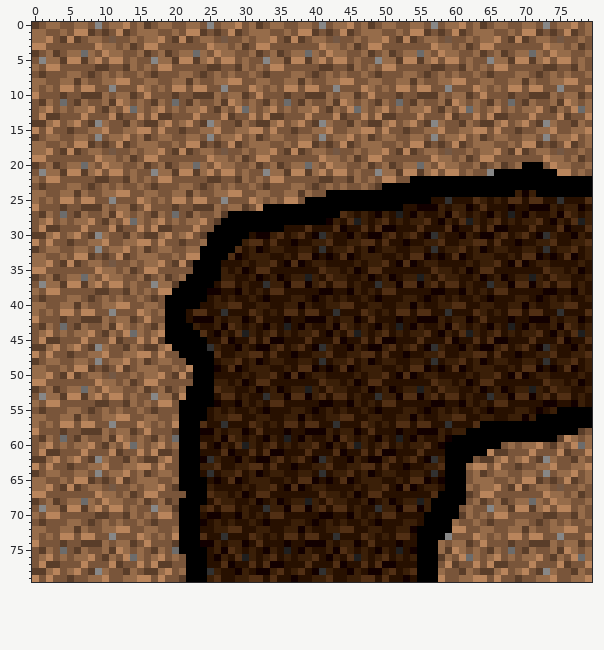
Sprite sheet: assets/map/node_6.png. The picture above is the old version.
The file is 80x80 pixels. Colours within 5 levels of each other are drawn and written as one.
The result:
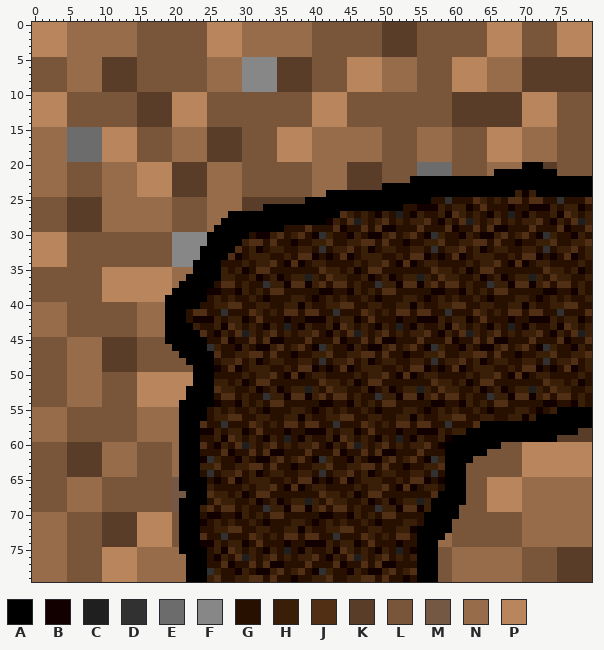
Palette (. is transparent): A #000000  B #120000  C #1f1f1f  D #313131  E #6c6c6c  F #878787  G #271000  H #3a1f08  J #512f14  K #593d29  L #79553a  M #745844  N #966c4a  P #b9855c
Difference:
Changed rows in their new state; - is an unchanged pixel.
first column x 0:
 0 PPPPPN--NNN--NNLL-LL--LL-PPPP-N-NN--NN---L-LLL-LL-KKKKKL-L-LLL-LLPPPPPLL-L-PP-PP
 1 PPPPPNNNNNNNNNNLLL--L-LLLPPP-PN---NN-NNNL-L-LL-LLLKKKKKLL-L-LL-LLPPPPPLLL-LP-PPP
 2 PP-PPNNN--NNNN--LLL-LLL-LPPPPP-N--NNNNNNLL-L--L-LLKK-K--LL-L--L-LP-PP-L-LL-PPPPP
 3 --PPPNNNNN--N-N-LL--------PPPPNNNNNNNNNN-LLL-LL-LLKKKKK--LLL-LL-L-PPPP---LLPPPPP
 4 PPPPP--N-NN--NNLL-LL-LLLLP-PPPN-NN-NN--NL-LLL--LL-K-KKKLL-LLL--LLPPPPPLLL-LPPPPP
 5 -LLLLNNN-NKKKKK--LLLLLLLLNNNNNFFF-FK-KK-LL-LLPPPPP--NNNLLL-L-PPPPN--NNK-KKKKKKKK
 6 L-LL-NNNNN-KK-K-L-LL-----NNNNNFFFFFKKKKK-LL--PPPPPNNNNN--LL-PPPPPNNNNNKKK--KK-KK
 7 -L-----NNNKKKKKL-L---LL-LN-N-NFFFFFKKKKKL-L-LPPPPPNNN---L-L-PPPPPNNNN-KK-KKKKKKK
 8 LL--L-N-NNKKKKK-LL--LLLL-N--NNFFFFFKKK-K--LLL-PPPPNN--NL--LL--PPP-NN---KKKKKKKKK
 9 L-L-LNNNNNKKKKKLL-L-LL-LLNNNNNFFFFFKKKKKL--L-PP-PP-NNNNLL--LPPP-PN-NNNKKKKKKKKKK
10 -PPPP--LLLL-LLLKKKKKPPPPPLL-LLL-L---L--LPPPPPLL-L---L--LLLL-KK-KKKKK-KPPPPP-LLL-
11 PPPPP-LL--LLLL-KK-KKPPPPP-LLLL-L-LL-L-LLPPPP-L-L-LL-L-LL--LLKKKKK-KKKKPPPPPLLL-L
12 PP-PP-LLL-LL-LLKKKKKPPPP--LL-LLL-LL-L-LL-PPPPLLL-LL-L-LLL-LLKKKKKKKKKKPP-PPL-LLL
13 P-PPP--L---LL--KKK--PPP-P--LL--L-LLL---LPPP-P--L-LLL---L---L-KKKKK--KKP-PPPLL--L
14 PPP-PLL-LLL--LLK--KKPP-PPLL--LL-LLLL-LL-PPPPPLL-LLLL-LL-LLL-K-KK--KKKK-PPPP--LL-
15 NNNNNEEEEE-PPPPLL-L-NNNN-KKKKKLLL-LPPPPP--NNN--NNNL--L-N--NN-LLLLP-PPPNN--N--LLL
16 NN--NEEEEEPPP-PLL-LLNN--NKKKKK-LL-LPPPPPNNN--NN-NNLL--L-NNN-LL-LLPPPPP--NNNLLL-L
17 --NN-EEEEEPP-PPLLL---NNNNK-KK--LLL-PPP--NNNNNNN-----L-LNNNNNLL-LLPPPPPNNNNN-LL-L
18 --NNNEEEEEPPPPP-LLL-NNNN-KKKKKL-LLLPP-PP--NNNN-N--L-LLLN--NN--L-LP-PP-NN--NL--L-
19 NNNNNEEEEEPPPPP-LL--NNNNNKKKKKL-LL-PPPPPNN--N-NNNN-----NNN---LL-L-PPPPNNNN-L-LL-
20 NN-NNLLLL-N--NNPPPPPKKKKKNN--N-LL-LL-LLL-NN--KKK-KLL-LL-EEEEL--LLN-NN----KKLL--L
21 NN--NLLLLLNNNN-PPPPP-KK-KNNNNNL--LLLLLLL-NNNNKKKKKLLLLLEEEEEL-L--N---------LL-L-
22 -NNNN----LNNNN-PPP--KKKKKNNNNNL-L-LL----NNNNN-KKKKLL----------------------------
23 NNNNNLL-L--N-NNPPPPPKKKK-N-N-N-L-L---LL-NN-N-KKKK-------------------------------
24 --NN-LLL----NNNPPPPPKK-KKN--NN--LL--LLLLNN--------------------------------------
25 L-L-LKKKKKNNNNNN-N-NLL-LLNNNNNKKKKKKKKK-----------------------------------------
26 L---LKK----N--NNNNNNL--LLN-N---KK-----------------------------------------------
27 -LL-LK-KKK-NN-N-NN-NL-LL-N-N----------------------------------------------------
28 -LL-LKKKKKN-NNN-N-NNL-LLLNN-----------------------------------------------------
29 -LLL-KKKKKNNNNNNNNNN---L-N------------------------------------------------------
30 PPP-PLL-LLL--LL-LLLLFFFFF-------------------------------------------------------
31 -P-PPL--LLL--LLLL-L-FFFFF-------------------------------------------------------
32 PPPPP-LL-L-LLL-LL-LLFFFF--------------------------------------------------------
33 PPPPP-LLL-L-LL-LLL--FFFF--------------------------------------------------------
34 PP-PPLL-LL-L--L-LLL-FFF---------------------------------------------------------
35 LL-------LPPPPPP--PPNNN---------------------------------------------------------
36 L-LL-LLLL--PPPPPPPPPN-----------------------------------------------------------
37 -LLLLLLLLLP--PPPPPPPN-----------------------------------------------------------
38 L-LL-----LPPPPPPPP--------------------------------------------------------------
39 -L---LL-L-PPPPPPPPP-------------------------------------------------------------
40 --NN-LLL--LLLL-N--N-------------------------------------------------------------
41 -N-NNL-LL--L---N-N--------------------------------------------------------------
42 NNNNN--LLLL-LLLNNNN-------------------------------------------------------------
43 NN-NN-LL--LLLL--NN--------------------------------------------------------------
44 N-NN--LLL-LL-LL-N-N-------------------------------------------------------------
45 -LLL-NNNNNKK-KKL-LL-------------------------------------------------------------
46 LLLL--NNNNKKK-K-LLLL------------------------------------------------------------
47 L-L--NNN--KKKKKLL-L-------------------------------------------------------------
48 L-LL-N--NNKKKKKLL-LL------------------------------------------------------------
49 LL--LNNNNN-KK-KLLL--L-L---------------------------------------------------------
50 LLL-LNNN---L--LPPP-PP-P---------------------------------------------------------
51 LL---NNNNNLL-LLP--PPPPP---------------------------------------------------------
52 L-LL---N-NLLL--PPPPPPP----------------------------------------------------------
53 -LLLLNNN-N-LL-LPPPPPP-----------------------------------------------------------
54 L-LL-NNNNNL--LLPPP--P-----------------------------------------------------------
55 NNNNNLL-L-L-L---NNNNN-----------------------------------------------------------
56 --NN-LLL--LLLL-N--NN------------------------------------------------------------
57 -N-NNL-LL--L---N-N-NN-----------------------------------------------------------
58 NNNNN--LLLL-LLLNNNNNN----------------------------------------------------------K
59 NN-NN-LL--LLLL--NN-NN-------------------------------------------------------KKKK
60 -LL-LKKKKKN-NNNL-LL-------------------------------------------------L-PP-PPPP-PP
61 -LLL-KKKKKNNNNNL-LLLN--------------------------------------------LLL--P-PPP-PPP-
62 LLLL-KKK-K-NNN--LLLLN-------------------------------------------LLLL-L-PPPPPPPPP
63 L-L---KKKKNNN--LL-L-N-----------------------------------------LLL-L--LPPPP-PPPP-
64 L-LL-KKKKKN--NNLL-LLN------------------------------------------LL-LL--PPPPPPP-PP
65 LL--LNNNNNL-LL-LLL--M------------------------------------------LLPPPPPNNNNNNNNN-
66 LLL-LNNN---L--L-LLL-M-----------------------------------------L-LP-PP-NN--NNNN-N
67 LL---NNNNNLL-LL-LL--MM----------------------------------------L-L-PPPPNNNN--N-NN
68 L-LL---N-NLLL--LL-LLM------------------------------------------LLPPPPP-N-NN--NN-
69 -LLLLNNN-N-LL-L--LLLM-----------------------------------------L--PPPP-NN-NNNNN-N
70 -NNNN----L-KK-KPPP-------------------------------------------LL-L-LL--NNNNNNNN-N
71 NNNNNLL-L-KKKKKPPPPP----------------------------------------L--L-L---L-NNN-N-NN-
72 --NN-LLL--KKKKKPPPPPL---------------------------------------LL--LL--LLN-NN--NNNN
73 -N-NNL-LL-KKKKK-PPPPL--------------------------------------N---LL-L-LLNNNNNNNNNN
74 NNNNN--LLLKKKK-P-PPPL--------------------------------------NLLL-L---L-NNNN-N--NN
75 NN-NN-LL--PP-PP-NN-NN-------------------------------------LLN-N-NN-NNNLL--L-KKKK
76 N-NN--LLL-PPP-P-N-NN-N------------------------------------LLNNN-N-NN-NLLL-LKKKKK
77 NNNNN--L--P-PPPNNNNNNN-------------------------------------LNNNNNNNNNN-L---K-KKK
78 NN-NNLL-LLPPPPPNNN-NN-------------------------------------L-NN-NNN-NN-L-LLLKK-KK
79 NNNNNL--LL-PPPPNNNNNNN------------------------------------L-N--NNNNNNN--LLLKKKKK
Boxes around the changes in both pictures, in picture pixels (x1, y1, x2, y2):
changed: (32, 22, 592, 582)
